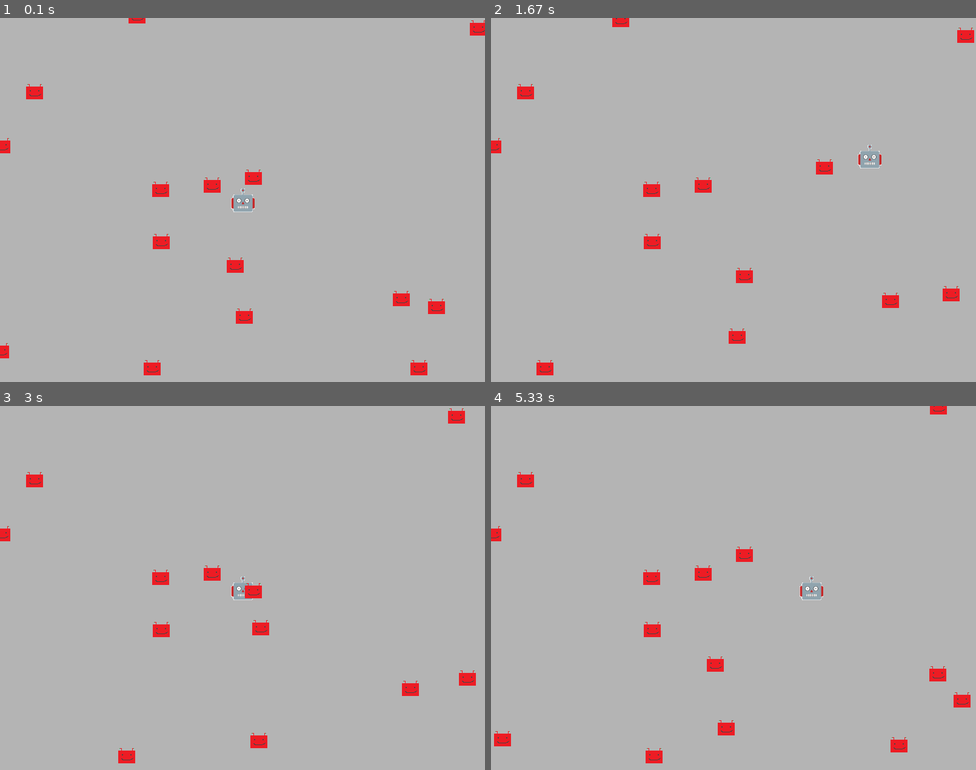
Above: before the commit, frames 1-4 (two rows, left to right).
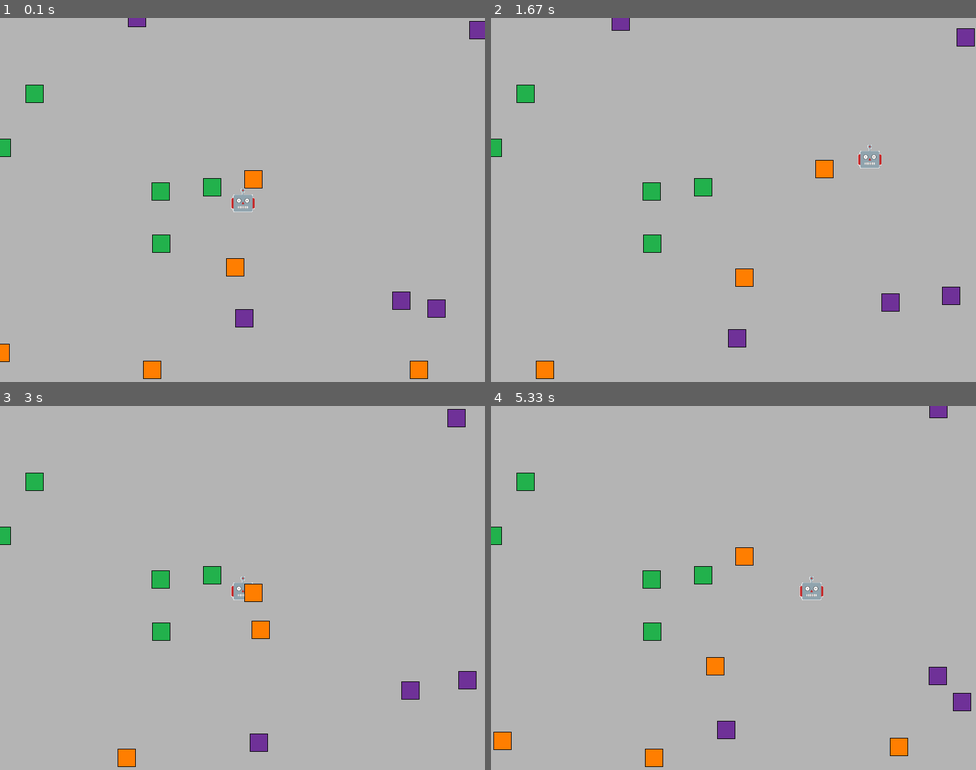
Above: after the commit, the same moments.

Repository: daviddumas/pygame-example-mcs275-spring2024-1pm
Game: pygame game, started from main.py
Two runs of this game, one before a commit and one after it. Both use one fixed random seed, a clock stepped at 60 frames per second and the inputs below.
Inputs:
- Up to frame 1 (0.1 s): no input
- Up to frame 2 (1.67 s): hold Right 0.33-0.8 s; hold Up 0.83-1.13 s; hold Right 1.17-1.63 s
- Up to frame 3 (3 s): hold Left 1.67-2.2 s; hold Down 2.23-2.53 s; hold Left 2.57-2.97 s
- Up to frame 4 (5.33 s): hold Up 3-3.37 s; hold Right 3.4-4.03 s; hold Down 4.07-4.43 s; hold Left 4.47-4.93 s; hold Right from 4.97 s (still down)

The runs differ from the first frame. In frame 1, 2.5% of the frame differs, in the area x 0-100%, y 0-100%; in frame 2, 2.3%; in frame 3, 2.2%; in frame 4, 2.5%.

Commit message:
Different sprites for different robot types

Diff:
--- a/main.py
+++ b/main.py
@@ -61,10 +61,11 @@
 
 class Robot(pygame.sprite.Sprite):
     "Sprite representing a robot NPC"
+    SPRITE_FN = "RobotNPC_green.png"
 
     def __init__(self,position=None):
         super().__init__()
-        self.image = pygame.image.load("assets/RobotNPC.png")
+        self.image = pygame.image.load("assets/"+self.SPRITE_FN)
         self.rect = (
             self.image.get_rect()
         )  # rectangular region representing image dimensions
@@ -85,6 +86,7 @@
 
 class WanderRobot(Robot):
     """NPC robot that moves randomly (up,down,left,right)"""
+    SPRITE_FN = "RobotNPC_purple.png"
 
     # TODO: Make wanderbot speed FPS-independent!
     possible_steps = [  # class attribute
@@ -101,6 +103,7 @@
 
 class PatrolRobot(Robot):
     """Robot walks back and forth along a straight line segment"""
+    SPRITE_FN = "RobotNPC_orange.png"
 
     state_transitions = {
         "out": "back",
Binary file removed: assets/RobotNPC.png
Binary file added: assets/RobotNPC_green.png
Binary file added: assets/RobotNPC_orange.png
Binary file added: assets/RobotNPC_purple.png
